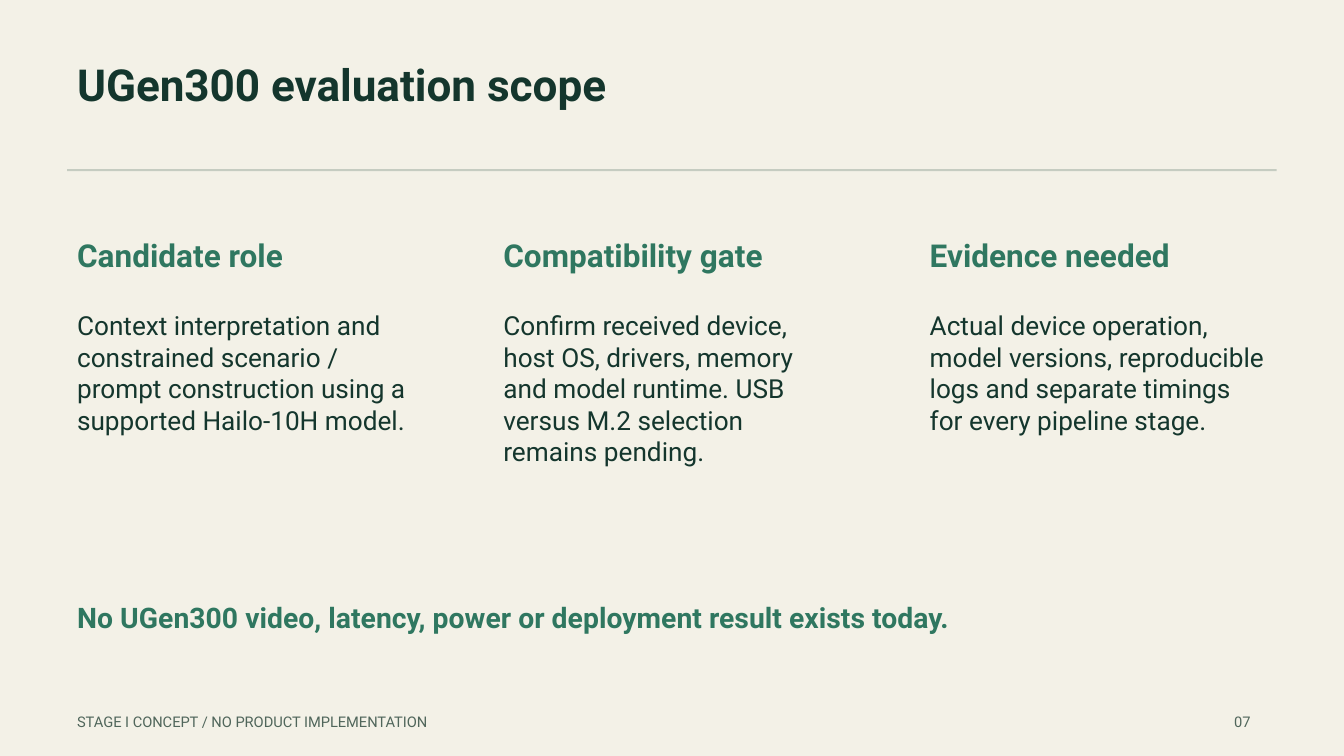
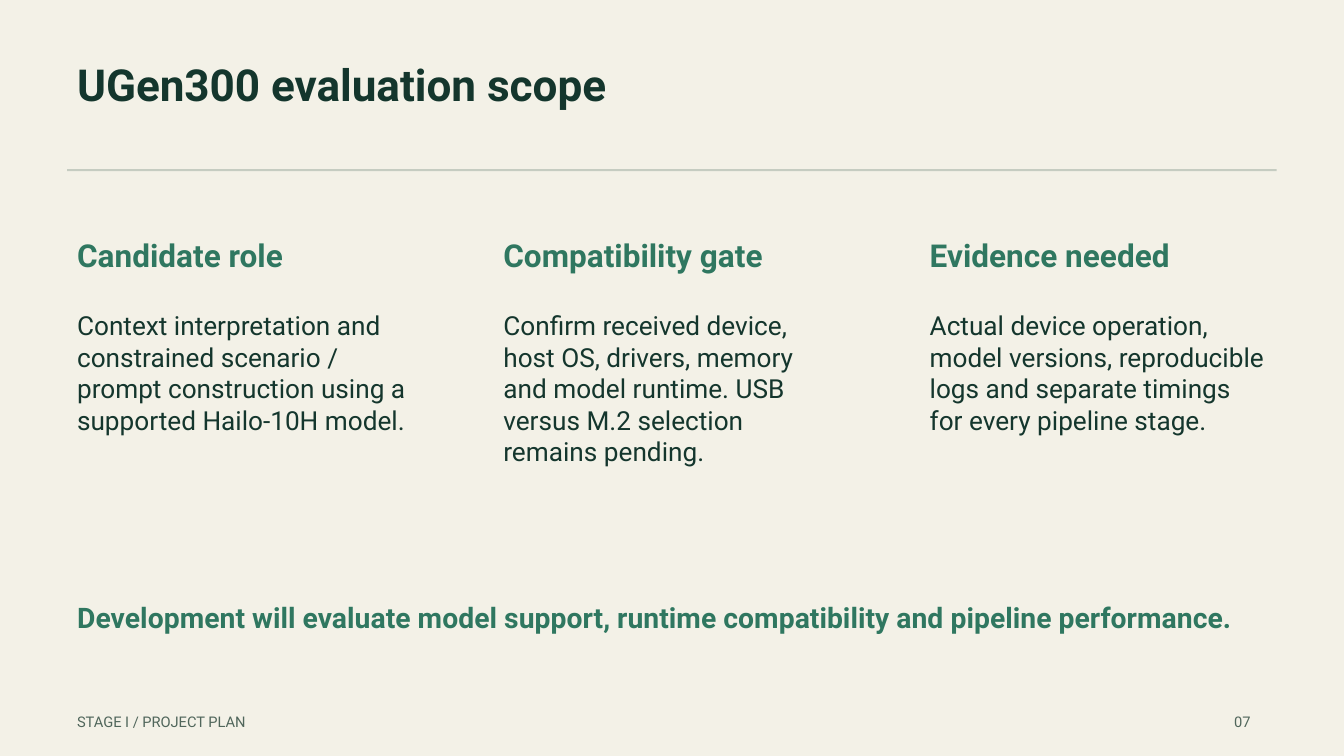
Before and after one commit to mkhsu2002/OnDemand-World-Observatory, a slide deck: slide 7 of deliverables/OnDemand-World-Observatory-Proposal.pptx. Drawn at 1344x756 pixels with LibreOffice and Linux fonts; fonts in the diff are those of the drawing. Boxes give left, top, right and bottom in pixels: in the first picture for what was removed or moved away, otherwise in the second. Text is boxed around its words. In the diff, an @@ line names an element or a change of style, - is before the commit and + after.

Commit message:
Align proposal materials with public website observation plan

```diff
--- a/deliverables/OnDemand-World-Observatory-Proposal.pptx
+++ b/deliverables/OnDemand-World-Observatory-Proposal.pptx
@@ text at [77,606,1231,634]: text changed @@
-No UGen300 video, latency, power or deployment result exists today.
+Development will evaluate model support, runtime compatibility and pipeline performance.
@@ text at [77,716,245,727]: text changed @@
-STAGE I CONCEPT / NO PRODUCT IMPLEMENTATION
+STAGE I / PROJECT PLAN
```
Also in this commit, not shown: 12 other slides changed, 1 slide added, 1 slide removed, 16 other files.
